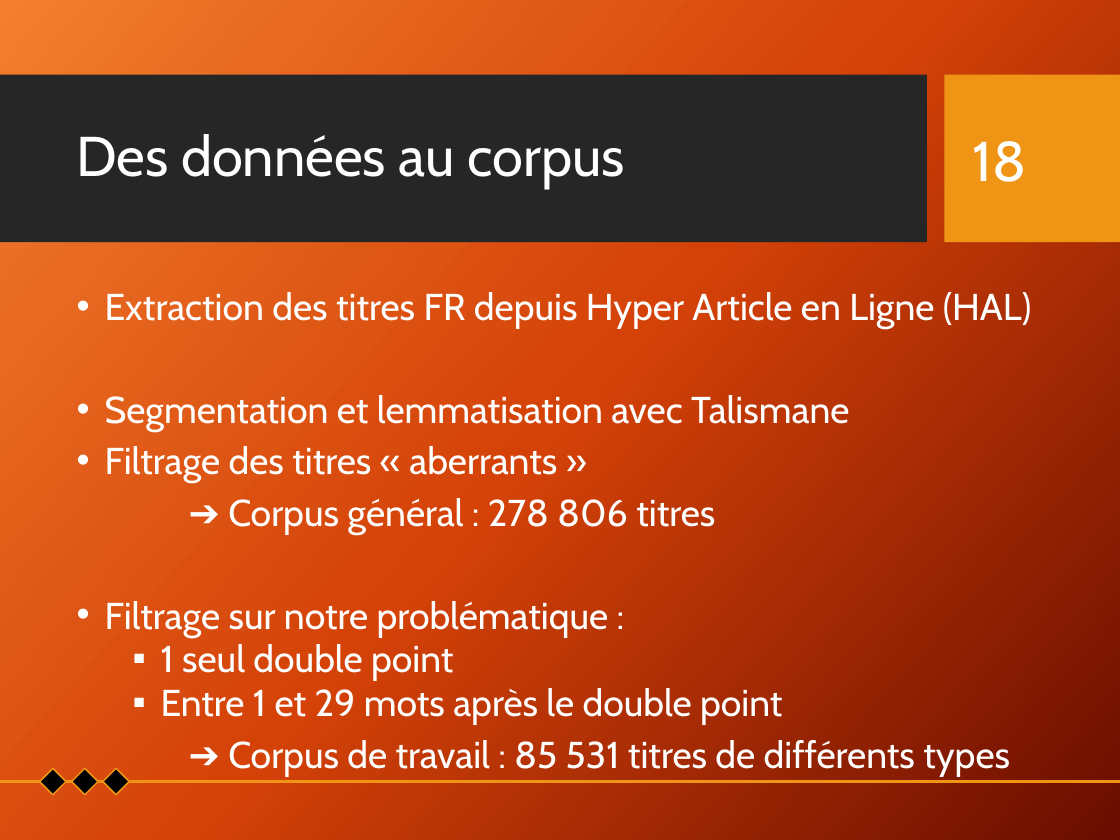
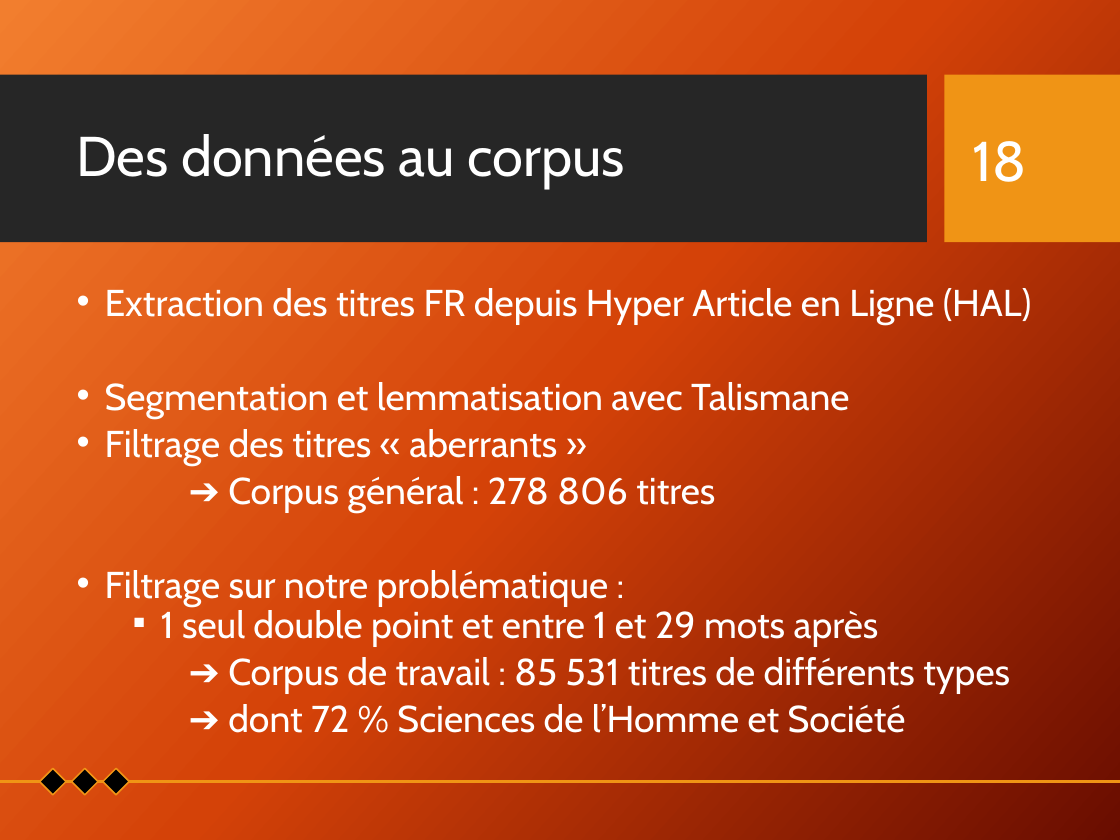
Before and after one commit to Xitog/tal, a slide deck: slide 18 of dossiers/Final - Présentation Projet de recherche.pptx. Drawn at 1120x840 pixels with LibreOffice and Linux fonts; fonts in the diff are those of the drawing; background and template pictures are left out. Boxes give left, top, right and bottom in pixels: in the first picture for what was removed or moved away, otherwise in the second. Text is boxed around its words. In the diff, an @@ line names an element or a change of style, - is before the commit and + after.

```diff
--- a/dossiers/Final - Présentation Projet de recherche.pptx
+++ b/dossiers/Final - Présentation Projet de recherche.pptx
@@ text at box(105, 288, 1032, 693): line spacing 0.8 to 0.7 @@
@@ text at box(161, 606, 879, 646): text changed @@
-  ▪ 1 seul double point
-  ▪ Entre 1 et 29 mots après le double point
+  ▪ 1 seul double point et entre 1 et 29 mots après
@@ text at box(228, 704, 906, 733): paragraph added @@
+➔ dont 72 % Sciences de l’Homme et Société
```
Also in this commit, not shown: 36 other slides changed.
